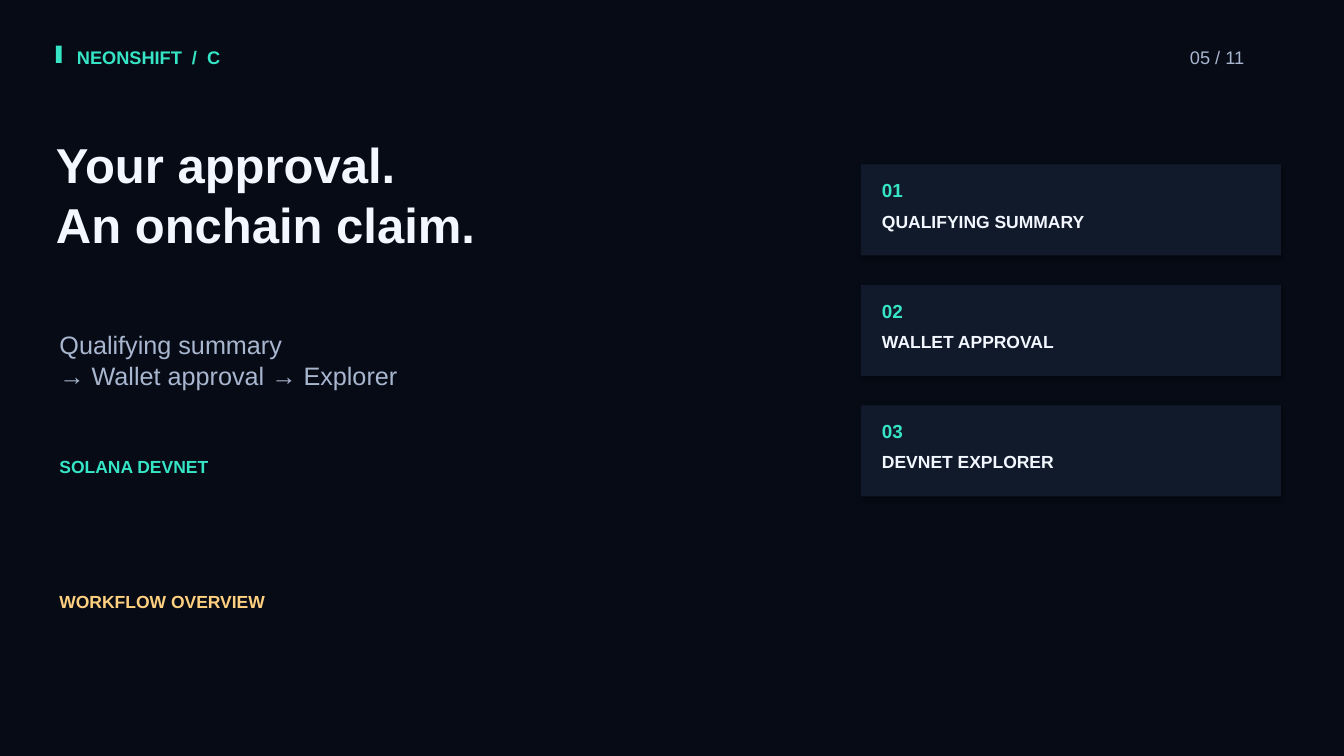
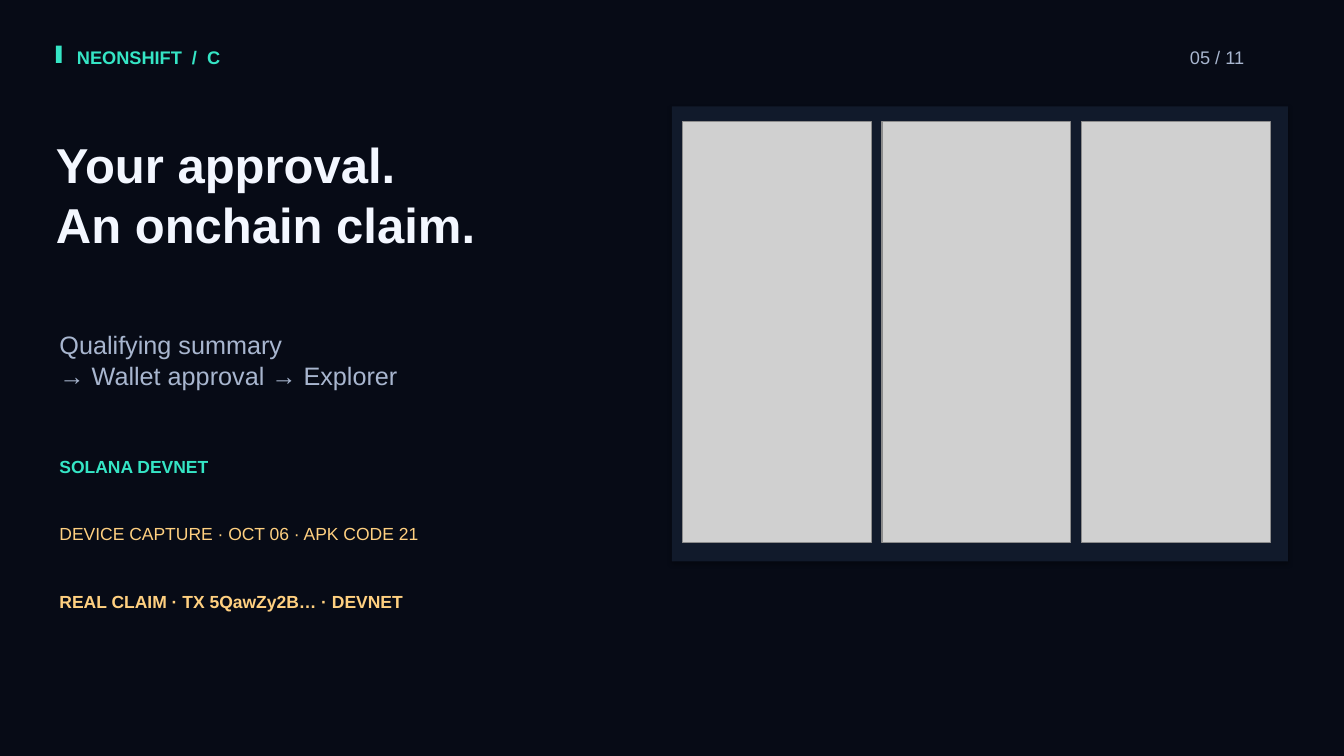
Before and after one commit to stan0714/neonshift, a slide deck: slide 5 of output/hackathon-flexclip-en/flexclip-v4/NeonShift_FlexClip_v4.pptx. Drawn at 1344x756 pixels with LibreOffice and Linux fonts; fonts in the diff are those of the drawing; grey boxes stand for pictures. Boxes give left, top, right and bottom in pixels: in the first picture for what was removed or moved away, otherwise in the second. Text is boxed around its words. In the diff, an @@ line names an element or a change of style, - is before the commit and + after.

```diff
--- a/output/hackathon-flexclip-en/flexclip-v4/NeonShift_FlexClip_v4.pptx
+++ b/output/hackathon-flexclip-en/flexclip-v4/NeonShift_FlexClip_v4.pptx
@@ rectangle: place and size @@
-rectangle at [861, 164, 1281, 255]
+rectangle at [673, 107, 1289, 562]
@@ picture added at [683, 122, 872, 542] @@
@@ picture added at [882, 122, 1072, 542] @@
@@ picture added at [1082, 122, 1271, 542] @@
@@ text removed at [882, 184, 903, 197] @@
-01
@@ text removed at [882, 215, 1085, 232] @@
-QUALIFYING SUMMARY
@@ rectangle removed at [861, 285, 1281, 376] @@
@@ text removed at [882, 305, 903, 318] @@
-02
@@ text removed at [882, 336, 1054, 348] @@
-WALLET APPROVAL
@@ rectangle removed at [861, 405, 1281, 496] @@
@@ text removed at [882, 425, 903, 438] @@
-03
@@ text removed at [882, 456, 1054, 468] @@
-DEVNET EXPLORER
@@ text added at [59, 527, 418, 540], 12.5 pt, text #FFD080 @@
+DEVICE CAPTURE · OCT 06 · APK CODE 21
@@ text at [59, 595, 403, 612]: text changed @@
-WORKFLOW OVERVIEW
+REAL CLAIM · TX 5QawZy2B… · DEVNET
```
Also in this commit, not shown: 5 other slides changed, 39 other files.
